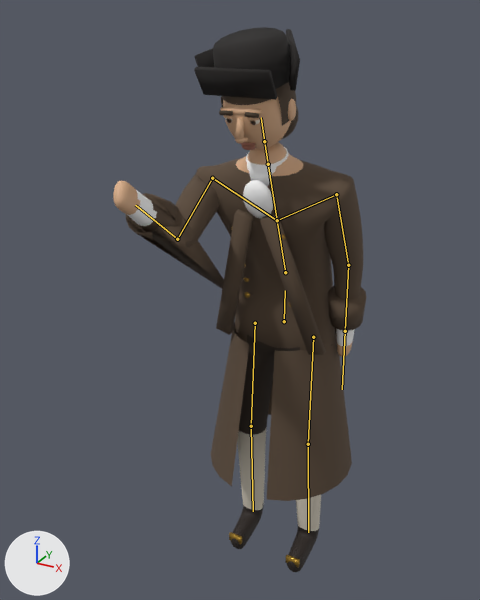
The glTF model reckoning/models/townsman.glb, before and after one commit.
Rendered twice from a camera (50 mm lens) standing at (0.814, -1.777, 1.861) and looking at (-0.078, -0.154, 1.05). Arrows for +X, +Y and +Z are at lower left; the lights stay in place. The picture after the commit comes second. Both versions are drawn at frame 10 of the action 'Hammer'; the numbers are the values there. The bones that change, and the others that lie on the model, are drawn over the model as lines.

Names of what the first picture shows: 'townsman_body', 'townsman_coat', 'townsman_eyes', 'townsman_hair', 'townsman_hat', 'townsman_linen', 'townsman_metal', 'townsman_skin'.
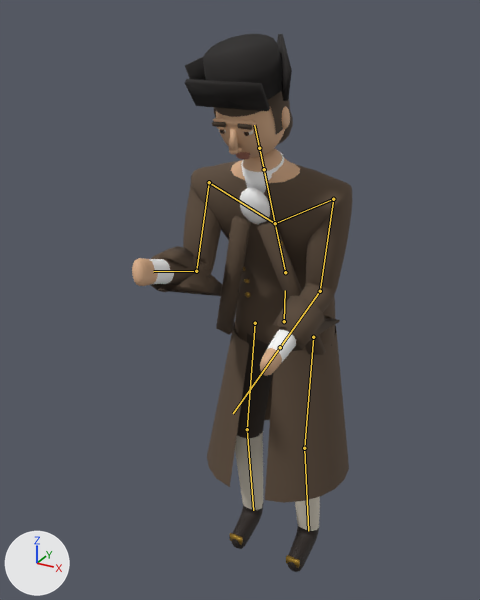
Boxes (x1, y1, x2, y2) around the edits, measured in the pictures (480 x 600 px):
'townsman_body', posed (12% narrower)
    before: (113, 142, 363, 572)
    after: (132, 148, 352, 572)
'townsman_coat', posed (17% narrower, 6% shorter)
    before: (126, 193, 366, 501)
    after: (151, 215, 349, 503)
'townsman_hat', posed
    before: (194, 27, 300, 100)
    after: (185, 34, 292, 111)
'townsman_skin', posed
    before: (220, 97, 296, 150)
    after: (213, 106, 290, 160)
'townsman_linen', posed
    before: (243, 147, 289, 219)
    after: (240, 151, 284, 225)
'townsman_hair', posed
    before: (219, 82, 298, 139)
    after: (212, 91, 293, 145)
'townsman_metal', posed
    before: (229, 226, 300, 568)
    after: (229, 233, 300, 568)
'townsman_eyes', posed
    before: (225, 118, 260, 125)
    after: (219, 129, 253, 136)
bone 'spine', root to tip
    before: (285, 272) to (277, 220)
    after: (285, 272) to (275, 223)
bone 'upper_arm.L', root to tip
    before: (336, 194) to (348, 265)
    after: (333, 199) to (320, 291)
bone 'forearm.L', root to tip
    before: (348, 265) to (345, 331)
    after: (320, 291) to (280, 347)
bone 'upper_arm.R', root to tip
    before: (212, 178) to (177, 239)
    after: (209, 182) to (196, 271)
bone 'forearm.R', root to tip
    before: (177, 239) to (135, 205)
    after: (196, 271) to (153, 271)
bone 'thigh.L', root to tip
    before: (313, 337) to (308, 444)
    after: (313, 337) to (304, 448)
bone 'shin.L', root to tip
    before: (308, 444) to (308, 532)
    after: (304, 448) to (308, 531)
bone 'thigh.R', root to tip
    before: (255, 323) to (251, 426)
    after: (255, 323) to (247, 429)
bone 'shin.R', root to tip
    before: (251, 426) to (253, 511)
    after: (247, 429) to (253, 510)

The change in detail:
Bone 'spine' (bone_spine) turns from (20, 0, 0) to (24, 0, 0) degrees about its own x, y and z.
Bone 'upper_arm.L' (bone_upper_arm_l) turns from (0, 0, 5) to (-34, 0, 7) degrees about its own x, y and z.
Bone 'forearm.L' (bone_forearm_l) turns from (-7, 0, 0) to (-52, 0, 0) degrees about its own x, y and z.
Bone 'upper_arm.R' (bone_upper_arm_r) turns from (-89, 0, -6) to (-54, 0, -6) degrees about its own x, y and z.
Bone 'forearm.R' (bone_forearm_r) turns from (-52, 0, 0) to (-72, 0, 0) degrees about its own x, y and z.
Bone 'thigh.L' (bone_thigh_l) turns from (0, 0, 0) to (-4, 0, 0) degrees about its own x, y and z.
Bone 'shin.L' (bone_shin_l) turns from (0, 0, 0) to (8, 0, 0) degrees about its own x, y and z.
Bone 'thigh.R' (bone_thigh_r) turns from (0, 0, 0) to (-4, 0, 0) degrees about its own x, y and z.
Bone 'shin.R' (bone_shin_r) turns from (0, 0, 0) to (8, 0, 0) degrees about its own x, y and z.
